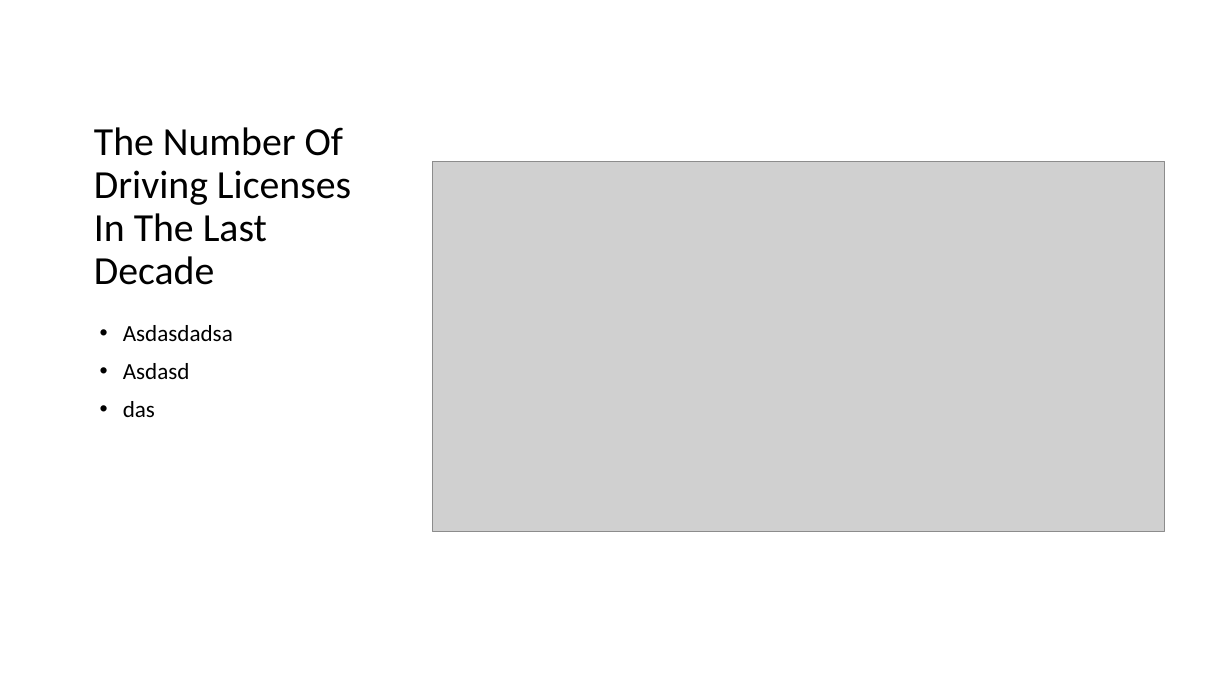
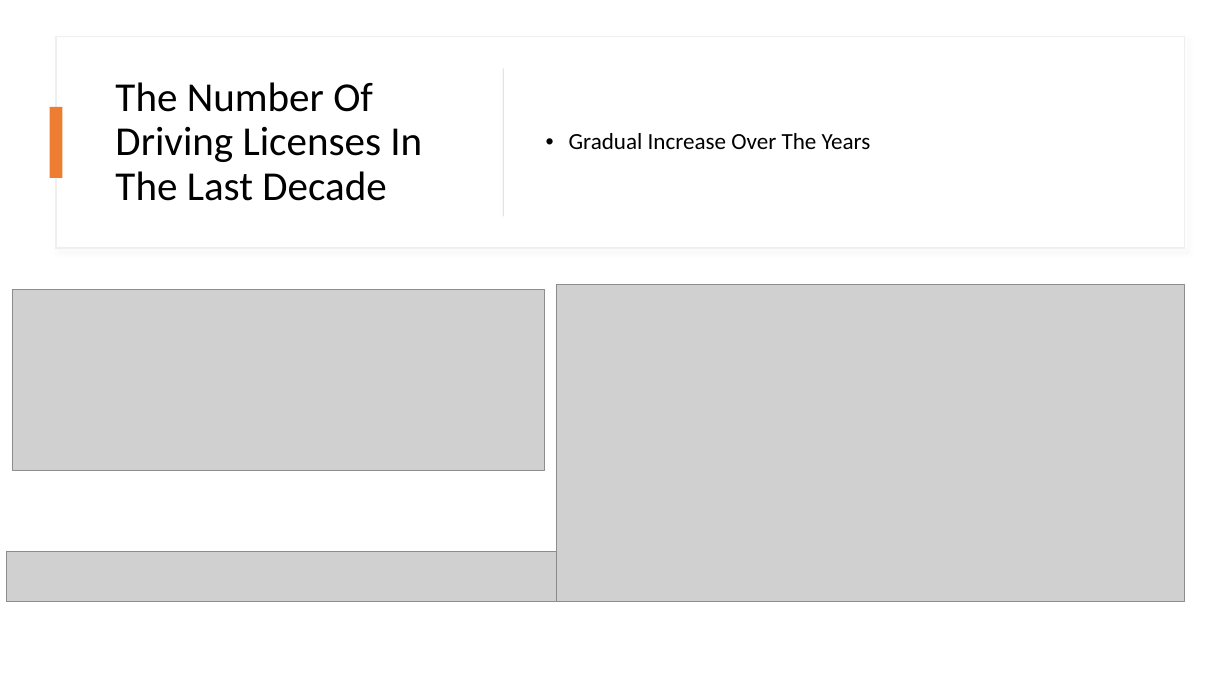
Before and after one commit to jurgen-tan-git/PDS-Assignments, a slide deck: slide 9 of JurgenTan_CA1.pptx (slide 5 before the commit). Drawn at 1232x693 pixels with LibreOffice and Linux fonts; fonts in the diff are those of the drawing; grey boxes stand for pictures. Boxes give left, top, right and bottom in pixels: in the first picture for what was removed or moved away, otherwise in the second. Text is boxed around its words. In the diff, an @@ line names an element or a change of style, - is before the commit and + after.

```diff
--- a/JurgenTan_CA1.pptx
+++ b/JurgenTan_CA1.pptx
@@ rectangle added at <box>56,37,1185,248</box>, fill #FFFFFF, outline #EFEFEF 1 pt @@
@@ title "The Number Of Driving Licenses ...": place and size @@
-title "The Number Of Driving Licenses ..." at <box>94,127,351,285</box>
+title "The Number Of Driving Licenses ..." at <box>115,82,422,201</box>
@@ title "The Number Of Driving Licenses ..." at <box>115,82,422,201</box>: size 31 to 32 pt; vertical alignment bottom to middle @@
@@ rectangle added at <box>503,69,504,217</box>, fill #D5D5D5 @@
@@ rectangle added at <box>50,107,63,178</box>, fill #ED7D31 @@
@@ text added at <box>569,133,871,149</box>, 18 pt, text #000000 @@
+• Gradual Increase Over The Years
@@ picture added at <box>12,289,544,470</box> @@
@@ picture: place and size @@
-picture at <box>433,162,1165,531</box>
+picture at <box>556,285,1185,602</box>
@@ text removed at <box>123,325,233,417</box> @@
-• Asdasdadsa
-• Asdasd
-• das
@@ picture added at <box>6,552,557,603</box> @@
```
Also in this commit, not shown: 5 other slides changed, 4 slides added, 4 other files.
